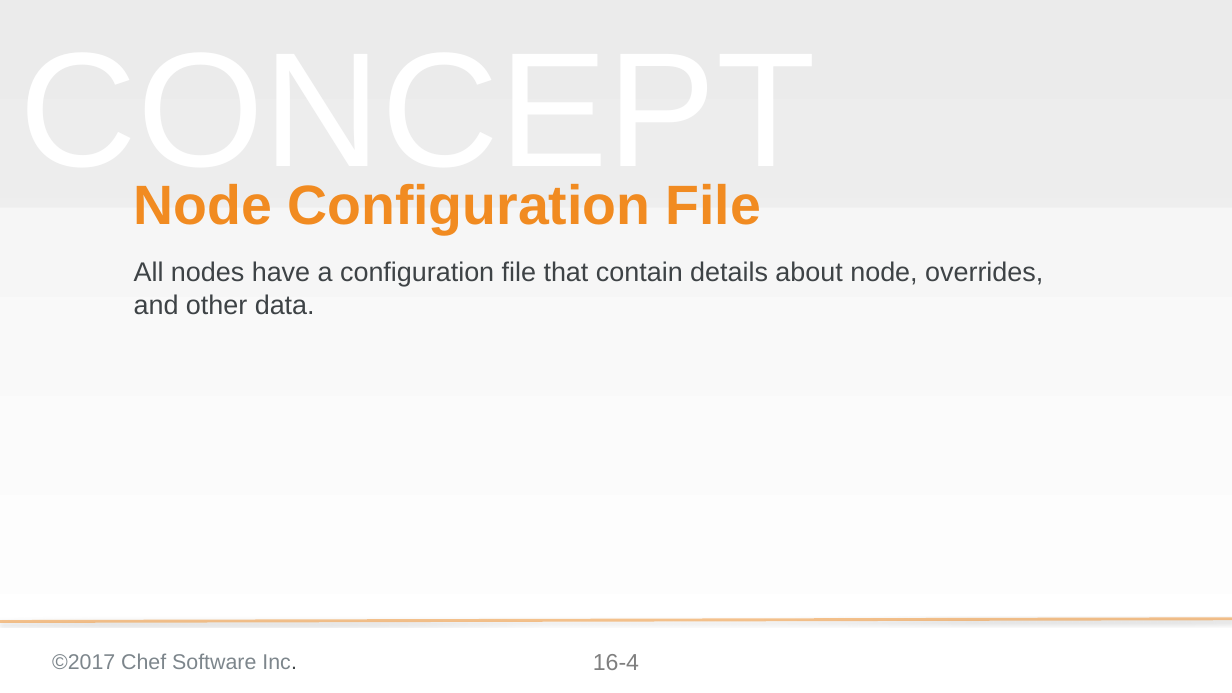
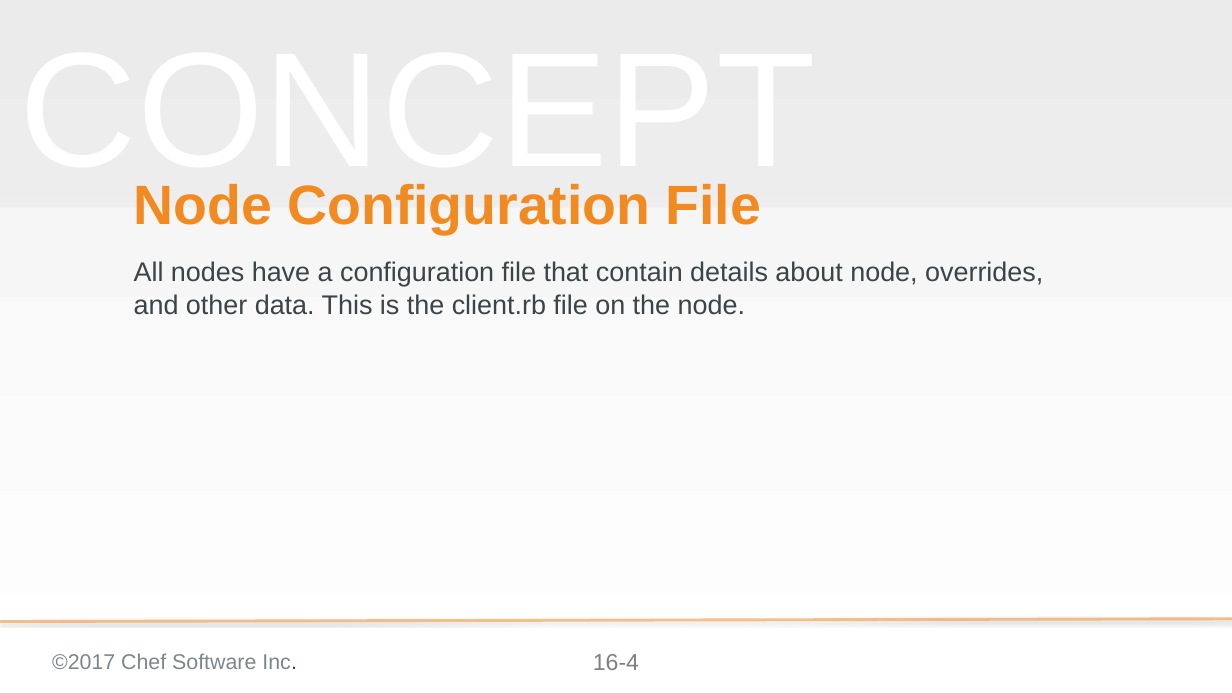
Before and after one commit to ericheiser/chef-intermediate, a slide deck: slide 4 of 16-tuning_ohai.pptx. Drawn at 1232x693 pixels with LibreOffice and Linux fonts; fonts in the diff are those of the drawing; background and template pictures are left out. Boxes give left, top, right and bottom in pixels: in the first picture for what was removed or moved away, otherwise in the second. Text is boxed around its words. In the diff, an @@ line names an element or a change of style, - is before the commit and + after.

```diff
--- a/16-tuning_ohai.pptx
+++ b/16-tuning_ohai.pptx
@@ subtitle at (134,261,1043,315): text changed @@
-All nodes have a configuration file that contain details about node, overrides, and other data.
+All nodes have a configuration file that contain details about node, overrides, and other data. This is the client.rb file on the node.
```
Also in this commit, not shown: 7 other slides changed, 1 slide added.
